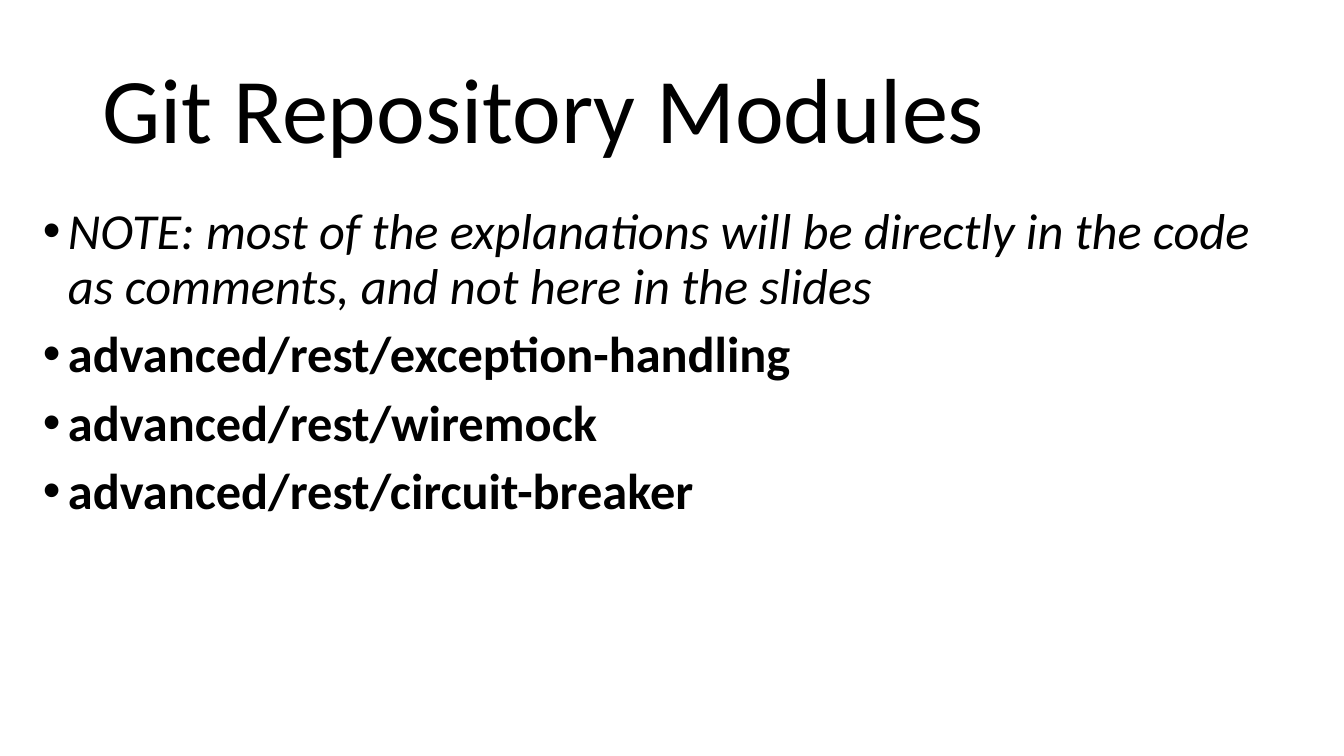
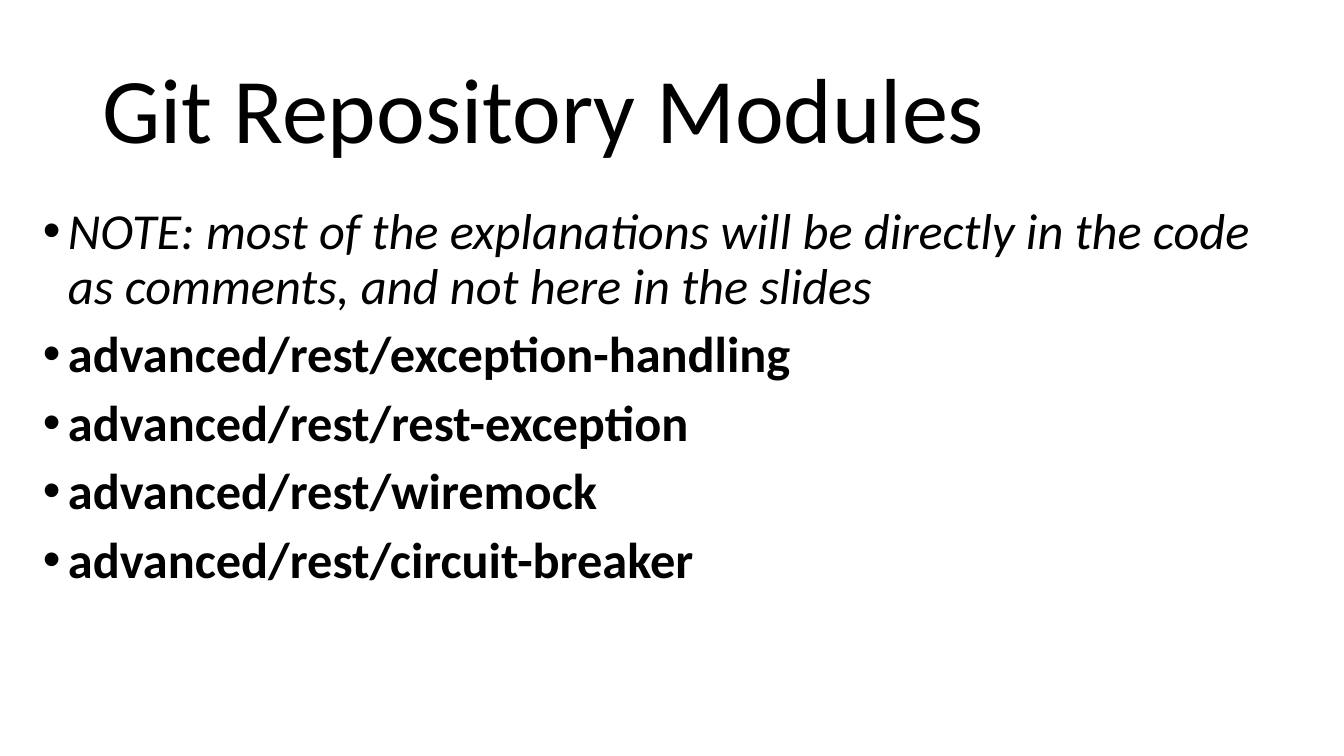
Before and after one commit to arcuri82/testing_security_development_enterprise_systems, a slide deck: slide 15 of doc/advanced/slides/lesson_06.pptx. Drawn at 1344x756 pixels with LibreOffice and Linux fonts; fonts in the diff are those of the drawing. Boxes give left, top, right and bottom in pixels: in the first picture for what was removed or moved away, otherwise in the second. Text is boxed around its words. In the diff, an @@ line names an element or a change of style, - is before the commit and + after.

Commit message:
moved exception handling code in its own module

```diff
--- a/doc/advanced/slides/lesson_06.pptx
+++ b/doc/advanced/slides/lesson_06.pptx
@@ text at [68, 405, 688, 449]: paragraph added @@
+• advanced/rest/rest-exception
```
Also in this commit, not shown: 11 other files.
